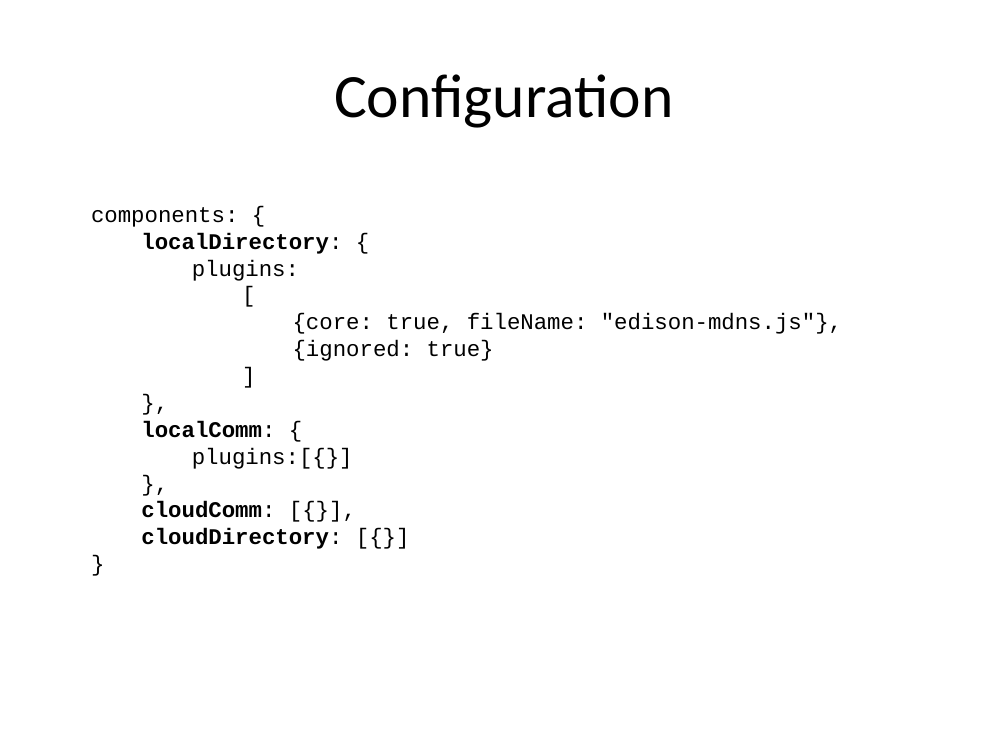
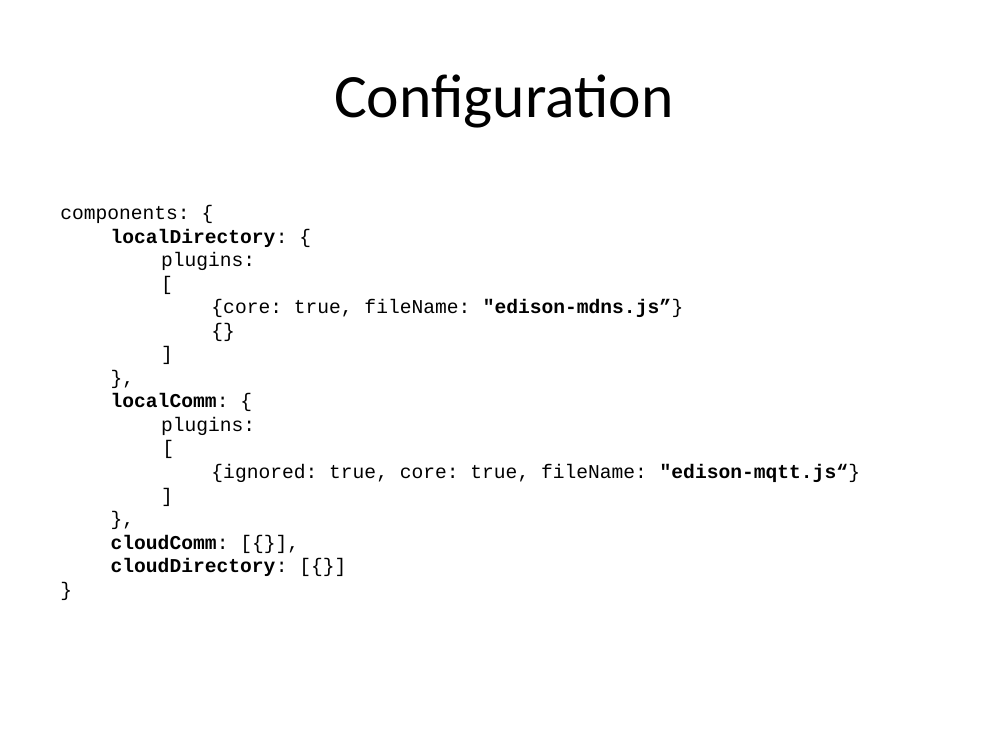
Before and after one commit to intel-iot-devkit/iotkit-comm-c, a slide deck: slide 6 of docs/tutorials/overview.pptx (slide 5 before the commit). Drawn at 1008x756 pixels with LibreOffice and Linux fonts; fonts in the diff are those of the drawing. Boxes give left, top, right and bottom in pixels: in the first picture for what was removed or moved away, otherwise in the second. Text is boxed around its words. In the diff, an @@ line names an element or a change of style, - is before the commit and + after.

Commit message:
minor updates to presentation.

```diff
--- a/docs/tutorials/overview.pptx
+++ b/docs/tutorials/overview.pptx
@@ text "components: {": place and size @@
-text "components: {" at bbox=[91, 207, 842, 549]
+text "components: {" at bbox=[60, 206, 861, 576]
@@ text at bbox=[60, 206, 288, 576]: size 16 to 14 pt in "components: {", "localDirectory: {", "plugins:", "[" and 7 more places @@
@@ text at bbox=[211, 299, 684, 317]: text changed; size 16 to 14 pt @@
-{core: true, fileName: "edison-mdns.js"},
-{ignored: true}
+{core: true, fileName: "edison-mdns.js”}
+{}
@@ text at bbox=[161, 417, 861, 482]: text changed; size 16 to 14 pt @@
-plugins:[{}]
+plugins:
+[
+{ignored: true, core: true, fileName: "edison-mqtt.js“}
+]
```
Also in this commit, not shown: 3 other slides changed, 4 slides added, 1 slide removed, 1 other file.
